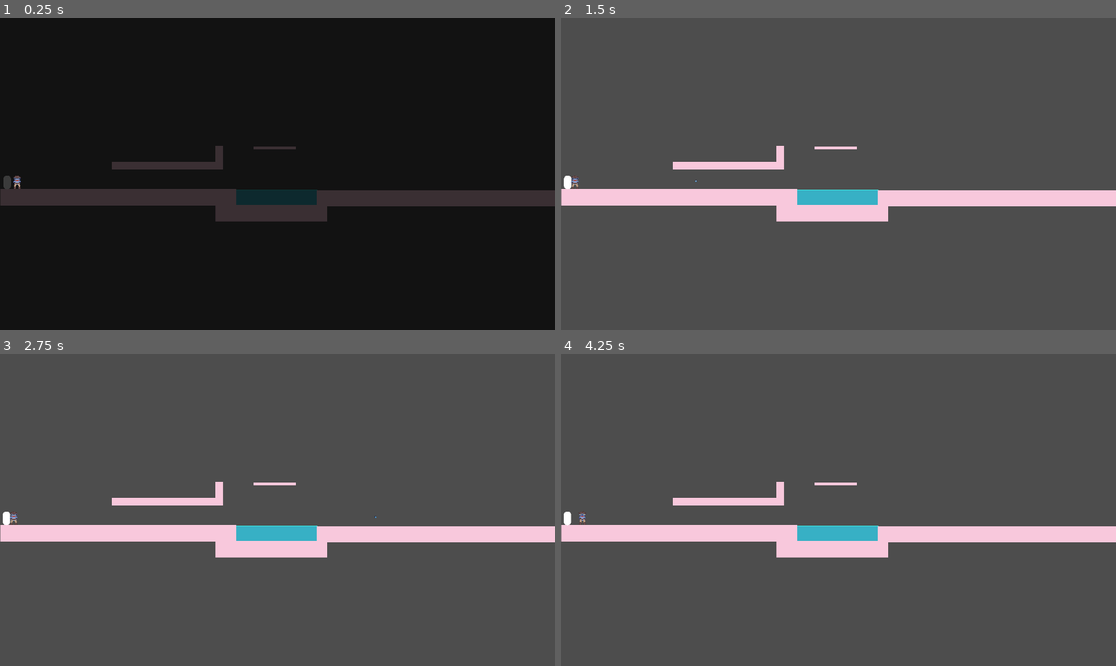
Above: before the commit, frames 1-4 (two rows, left to right).
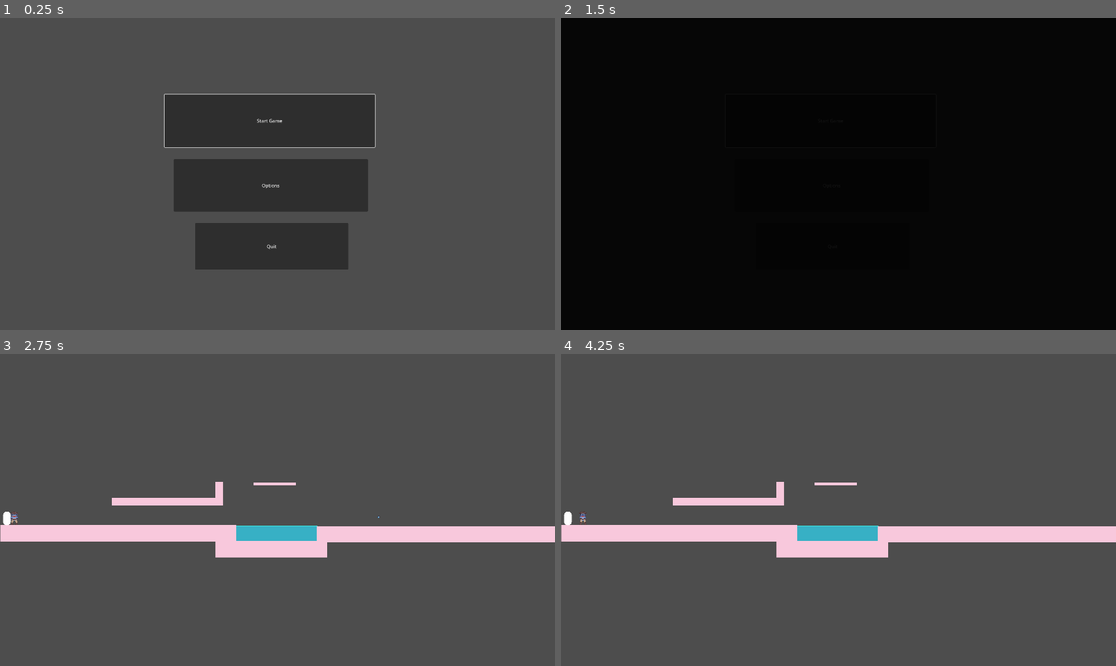
Above: after the commit, the same moments.

Repository: C0SMICSHARK/Pirate-Cats-and-Cowboy-Sharks
Game: Godot game, scene res://Scenes/main_menu.tscn
The game is run twice, just before and just after one commit, with the same random seed, the same clock (stepped at 60 frames per second) and the same inputs. Before the commit the project starts from res://Scenes/TestScene_1.tscn. The engine's default icon, where the game draws it, is replaced by a stand-in: a white triangle on a blue panel in a dark square.
Inputs (mouse positions are in pixels of both pictures, inside the frame that each line leads up to):
- Up to frame 1 (0.25 s): no input
- Up to frame 2 (1.5 s): click (832, 120) at 0.5 s, where only the run after the commit has a clickable "Start Game"; click (832, 120) at 1.25 s, where only the run after the commit has a clickable "Start Game"
- Up to frame 3 (2.75 s): move the mouse to (399, 494) at 2.02 s; click (399, 494) at 2.1 s
- Up to frame 4 (4.25 s): move the mouse to (727, 525) at 2.77 s; tap A (LEFT_P2) at 2.85 s; tap Enter at 3.5 s; move the mouse to (894, 441) at 3.52 s; tap D (RIGHT_P2) at 3.6 s

The runs differ from the first frame. In frame 1, 98% of the frame differs, in the area x 0-100%, y 0-100%; in frame 2, 100%; in frame 3, less than 0.1%; in frame 4, less than 0.1%.

Commit message:
Main menu now works with controller

Diff:
--- a/Scenes/main_menu.tscn
+++ b/Scenes/main_menu.tscn
@@ -1,7 +1,8 @@
-[gd_scene load_steps=3 format=3 uid="uid://brt5ikhgib8k7"]
+[gd_scene load_steps=4 format=3 uid="uid://brt5ikhgib8k7"]
 
 [ext_resource type="Script" uid="uid://dmwrtfpqohva3" path="res://Scripts/main_menu.gd" id="1_48xlc"]
 [ext_resource type="PackedScene" uid="uid://bvhg2nv87al38" path="res://Scenes/Scene_transition.tscn" id="2_1ehe0"]
+[ext_resource type="Script" uid="uid://s4s2601isl56" path="res://Scripts/controller_button.gd" id="2_ce3w2"]
 
 [node name="Main menu" type="Node2D"]
 script = ExtResource("1_48xlc")
@@ -20,6 +21,7 @@
 offset_bottom = 447.0
 text = "Start Game"
 icon_alignment = 1
+script = ExtResource("2_ce3w2")
 
 [node name="Options" type="Button" parent="Button_manager"]
 layout_mode = 0
--- /dev/null
+++ b/Scripts/controller_button.gd
@@ -0,0 +1,6 @@
+extends Button
+
+
+# Called when the node enters the scene tree for the first time.
+func _ready() -> void:
+	grab_focus()
--- a/project.godot
+++ b/project.godot
@@ -11,7 +11,7 @@
 [application]
 
 config/name="Pirate Cats & Cowboy Sharks: The rise of colonist dino's"
-run/main_scene="uid://djc42utyrnb0m"
+run/main_scene="uid://brt5ikhgib8k7"
 config/features=PackedStringArray("4.5", "Forward Plus")
 config/icon="res://icon.svg"
 
@@ -27,6 +27,26 @@
 
 [input]
 
+ui_accept={
+"deadzone": 0.5,
+"events": [Object(InputEventKey,"resource_local_to_scene":false,"resource_name":"","device":0,"window_id":0,"alt_pressed":false,"shift_pressed":false,"ctrl_pressed":false,"meta_pressed":false,"pressed":false,"keycode":4194309,"physical_keycode":0,"key_label":0,"unicode":0,"location":0,"echo":false,"script":null)
+, Object(InputEventKey,"resource_local_to_scene":false,"resource_name":"","device":0,"window_id":0,"alt_pressed":false,"shift_pressed":false,"ctrl_pressed":false,"meta_pressed":false,"pressed":false,"keycode":4194310,"physical_keycode":0,"key_label":0,"unicode":0,"location":0,"echo":false,"script":null)
+, Object(InputEventKey,"resource_local_to_scene":false,"resource_name":"","device":0,"window_id":0,"alt_pressed":false,"shift_pressed":false,"ctrl_pressed":false,"meta_pressed":false,"pressed":false,"keycode":32,"physical_keycode":0,"key_label":0,"unicode":32,"location":0,"echo":false,"script":null)
+, Object(InputEventJoypadButton,"resource_local_to_scene":false,"resource_name":"","device":0,"button_index":0,"pressure":0.0,"pressed":false,"script":null)
+]
+}
+ui_up={
+"deadzone": 0.5,
+"events": [Object(InputEventKey,"resource_local_to_scene":false,"resource_name":"","device":0,"window_id":0,"alt_pressed":false,"shift_pressed":false,"ctrl_pressed":false,"meta_pressed":false,"pressed":false,"keycode":4194320,"physical_keycode":0,"key_label":0,"unicode":0,"location":0,"echo":false,"script":null)
+, Object(InputEventJoypadMotion,"resource_local_to_scene":false,"resource_name":"","device":0,"axis":1,"axis_value":-1.0,"script":null)
+]
+}
+ui_down={
+"deadzone": 0.5,
+"events": [Object(InputEventKey,"resource_local_to_scene":false,"resource_name":"","device":0,"window_id":0,"alt_pressed":false,"shift_pressed":false,"ctrl_pressed":false,"meta_pressed":false,"pressed":false,"keycode":4194322,"physical_keycode":0,"key_label":0,"unicode":0,"location":0,"echo":false,"script":null)
+, Object(InputEventJoypadMotion,"resource_local_to_scene":false,"resource_name":"","device":0,"axis":1,"axis_value":1.0,"script":null)
+]
+}
 LEFT_P1={
 "deadzone": 0.2,
 "events": [Object(InputEventJoypadMotion,"resource_local_to_scene":false,"resource_name":"","device":0,"axis":0,"axis_value":-1.0,"script":null)
Not shown, added: Scripts/controller_button.gd.uid
